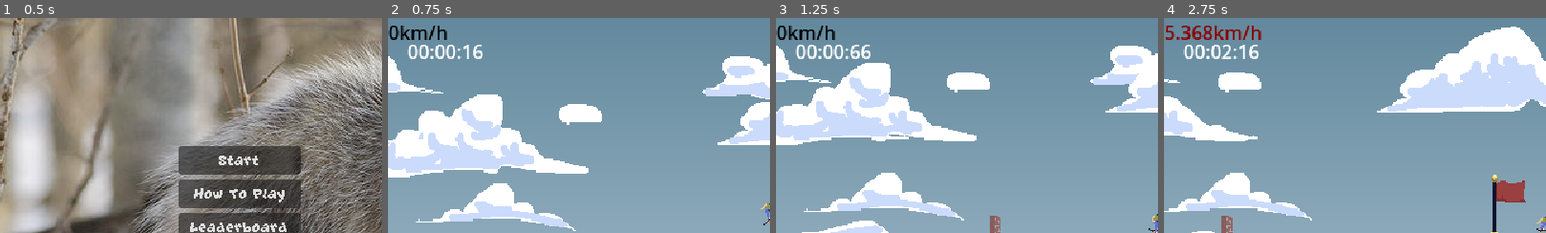
Above: before the commit, frames 1-4 (left to right).
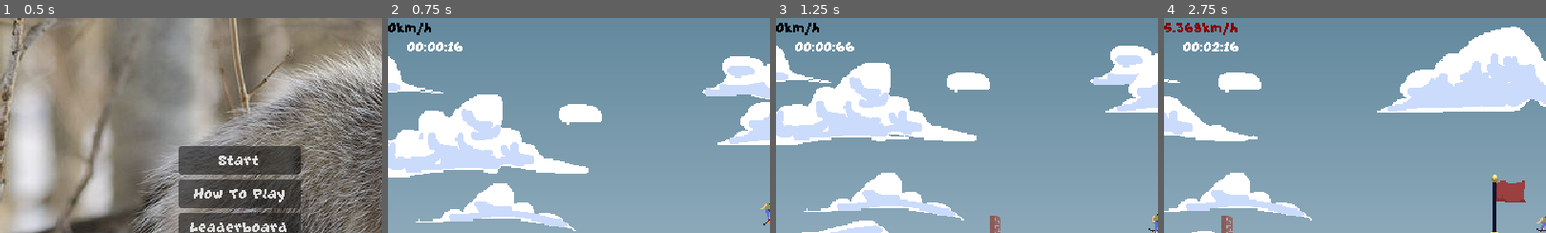
Above: after the commit, the same moments.

Repository: Minipeps/SpeedJam-8
Game: Godot game, scene res://Menus/MainMenu/MainMenu.tscn
Same seed, same stepped clock (60 frames per second), same inputs: the game is played once before the commit and once after it.
Inputs (mouse positions are % of the whole screen's width and height, from its top left):
- Up to frame 1 (0.5 s): no input
- Up to frame 2 (0.75 s): click "Start" at 0.5 s
- Up to frame 3 (1.25 s): no input
- Up to frame 4 (2.75 s): tap Enter (ui_accept) at 1.25, 1.52, 2.27 s; move the mouse to (72, 45) at 1.27 s; hold Right (player_move_right) 1.28-2.03 s; tap C (display_end_screen_lose) at 1.35 s; move the mouse to (30, 55) at 2.02 s; hold Down (player_move_down) from 2.03 s (still down); tap X (display_end_screen_win) at 2.1 s
The pictures show only the part of the screen within x 0-50%, y 0-50%; the shares and areas given below are measured in that part.

Frame 1 is identical in both runs. In frame 2, 1.5% of the frame differs, in the area x 0-25%, y 2-20%; in frame 3, 1.5%; in frame 4, 1.9%, in the area x 0-26%, y 2-20%.

Commit message:
apply font globally

Diff:
--- a/project.godot
+++ b/project.godot
@@ -27,6 +27,10 @@
 window/size/window_width_override=1280
 window/size/window_height_override=720
 window/stretch/mode="viewport"
+
+[gui]
+
+theme/custom="res://Theme/ThemeCustom.tres"
 
 [input]
 
